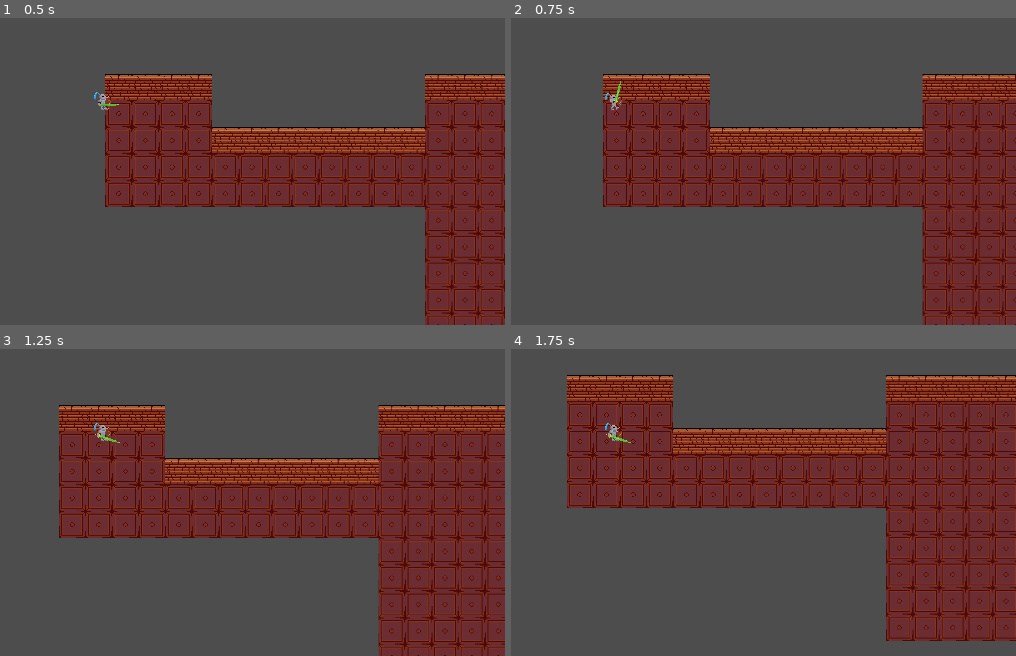
Above: before the commit, frames 1-4 (two rows, left to right).
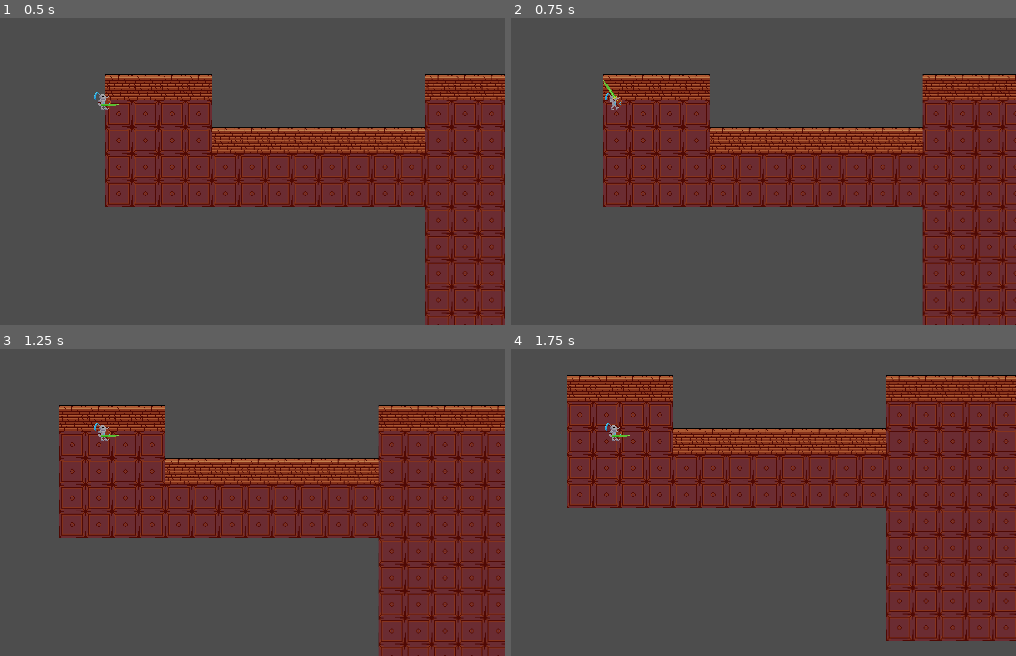
Above: after the commit, the same moments.

Repository: nvbeusekom/GMTK-Game-Jam-2023
Game: Godot game, scene res://dungeoncrawl.tscn
Two runs of this game, one before a commit and one after it. Both use one fixed random seed, a clock stepped at 60 frames per second and the inputs below.
Inputs (mouse positions are in pixels of both pictures, inside the frame that each line leads up to):
- Up to frame 1 (0.5 s): no input
- Up to frame 2 (0.75 s): tap Enter at 0.5 s; move the mouse to (793, 79) at 0.52 s; hold D (move_right) from 0.53 s (still down); click (793, 79) at 0.6 s
- Up to frame 3 (1.25 s): keep holding D (move_right)
- Up to frame 4 (1.75 s): move the mouse to (outside the picture) at 1.27 s; release D (move_right) at 1.28 s; hold S (move_down) from 1.28 s (still down); click (outside the picture) at 1.35 s

Frame 1 is identical in both runs. In frame 2, less than 0.1% of the frame differs, in the area x 18-22%, y 20-29%; in frame 3, less than 0.1%; in frame 4, less than 0.1%.

Commit message:
Player character improvements

Diff:
--- a/player.gd
+++ b/player.gd
@@ -7,6 +7,7 @@
 var swingReady = true
 var swingUp = false
 var swingDown = false
+var lockDirection = false
 # Called when the node enters the scene tree for the first time.
 func _ready():
 	screen_size = get_viewport_rect().size
@@ -23,6 +24,7 @@
 	if Input.is_action_pressed("move_up"):
 		velocity.y -= 1
 	if Input.is_action_just_pressed("Attack") and swingReady == true:
+		lockDirection = true
 		swingReady = false
 		swingUp = true
 
@@ -36,30 +38,51 @@
 	position += velocity * delta
 	position.x = clamp(position.x, 0, screen_size.x)
 	position.y = clamp(position.y, 0, screen_size.y)
-	print(velocity.length())
 	if velocity.length() > 0:
 		$BodySpriteAnimation.animation = "walk"
 	else:
 		$BodySpriteAnimation.animation = "idle"
-	if velocity.x != 0:
+	if velocity.x != 0 and lockDirection == false:
 	# See the note below about boolean assignment.
 		$BodySpriteAnimation.flip_h = velocity.x < 0
 		$SwordSprite.flip_h = velocity.x < 0
-
-
+		if velocity.x > 0:
+			$SwordSprite.position.x = -6
+		elif velocity.x < 0:
+			$SwordSprite.position.x = 6
 
 func swordSwing(delta):
-
-	if swingUp:
-		$SwordSprite.rotation -= delta * 10
-		if $SwordSprite.rotation < -.5 * PI:
-			swingUp = false
-			swingDown = true
-	if swingDown:
-		$SwordSprite.rotation += delta * 30
-		if $SwordSprite.rotation > 0:
-			swingDown = false
-			swingReady = true
+	var swingSpeed = 1
+	if $BodySpriteAnimation.flip_h:
+		if swingUp:
+			$SwordSprite.rotation += delta * 20 * swingSpeed
+			if $SwordSprite.rotation > .75 * PI:
+				swingUp = false
+				swingDown = true
+		if swingDown:
+			$SwordSprite.play()
+			$SwordSprite.animation = "swing"
+			$SwordSprite.rotation -= delta * 30 * swingSpeed
+			if $SwordSprite.rotation < 0:
+				$SwordSprite.rotation = 0
+				swingDown = false
+				swingReady = true
+				lockDirection = false
+	else:
+		if swingUp:
+			$SwordSprite.rotation -= delta * 20 * swingSpeed
+			if $SwordSprite.rotation < -.75 * PI:
+				swingUp = false
+				swingDown = true
+		if swingDown:
+			$SwordSprite.play()
+			$SwordSprite.animation = "swing"
+			$SwordSprite.rotation += delta * 30 * swingSpeed
+			if $SwordSprite.rotation > 0:
+				$SwordSprite.rotation = 0
+				swingDown = false
+				swingReady = true
+				lockDirection = false
 
 
 func _on_body_entered(body):
--- a/player.tscn
+++ b/player.tscn
@@ -7,7 +7,13 @@
 [ext_resource type="Texture2D" uid="uid://bm0a85e8air02" path="res://art/KnightWalk2.png" id="5_mfn2r"]
 [ext_resource type="Texture2D" uid="uid://dv16aotxg7i43" path="res://art/KnightWalk3.png" id="6_fjang"]
 [ext_resource type="Texture2D" uid="uid://chan4gvfvgad0" path="res://art/KnightWalk4.png" id="7_1mtjj"]
+[ext_resource type="Texture2D" uid="uid://cn0rkqk4oulgs" path="res://art/Sword1.png" id="8_lmp8m"]
 [ext_resource type="Texture2D" uid="uid://dbneatgfonvf" path="res://art/Sword.png" id="8_u7bd2"]
+[ext_resource type="Texture2D" uid="uid://d0nsm78ccpdwk" path="res://art/Sword2.png" id="9_eumqo"]
+[ext_resource type="Texture2D" uid="uid://dexrvaf2l13fi" path="res://art/Sword3.png" id="10_v41ky"]
+[ext_resource type="Texture2D" uid="uid://c1wn02ugqtibn" path="res://art/Sword4.png" id="11_l3jwk"]
+[ext_resource type="Texture2D" uid="uid://bfykcwxsvb7v8" path="res://art/Sword5.png" id="12_nhtc6"]
+[ext_resource type="Texture2D" uid="uid://doj3gbwijfhik" path="res://art/Sword6.png" id="13_rb17w"]
 
 [sub_resource type="SpriteFrames" id="SpriteFrames_1ikww"]
 animations = [{
@@ -40,6 +46,35 @@
 "speed": 5.0
 }]
 
+[sub_resource type="SpriteFrames" id="SpriteFrames_h1x88"]
+animations = [{
+"frames": [{
+"duration": 1.0,
+"texture": ExtResource("8_lmp8m")
+}, {
+"duration": 1.0,
+"texture": ExtResource("9_eumqo")
+}, {
+"duration": 1.0,
+"texture": ExtResource("10_v41ky")
+}, {
+"duration": 1.0,
+"texture": ExtResource("11_l3jwk")
+}, {
+"duration": 1.0,
+"texture": ExtResource("12_nhtc6")
+}, {
+"duration": 1.0,
+"texture": ExtResource("13_rb17w")
+}, {
+"duration": 1.0,
+"texture": ExtResource("8_u7bd2")
+}],
+"loop": false,
+"name": &"swing",
+"speed": 60.0
+}]
+
 [node name="Player" type="RigidBody2D"]
 gravity_scale = 0.0
 script = ExtResource("1_xbm4n")
@@ -53,8 +88,11 @@
 [node name="Camera2D" type="Camera2D" parent="."]
 zoom = Vector2(2, 2)
 
-[node name="SwordSprite" type="Sprite2D" parent="."]
+[node name="SwordSprite" type="AnimatedSprite2D" parent="."]
 position = Vector2(-6, 0)
-texture = ExtResource("8_u7bd2")
+sprite_frames = SubResource("SpriteFrames_h1x88")
+animation = &"swing"
+frame = 6
+frame_progress = 1.0
 
 [connection signal="body_entered" from="." to="." method="_on_body_entered"]
Binary file added: art/Sword1.png
Binary file added: art/Sword2.png
Binary file added: art/Sword3.png
Binary file added: art/Sword4.png
Binary file added: art/Sword5.png
Binary file added: art/Sword6.png
Not shown: 1 places in player.tscn that only renumber resources
